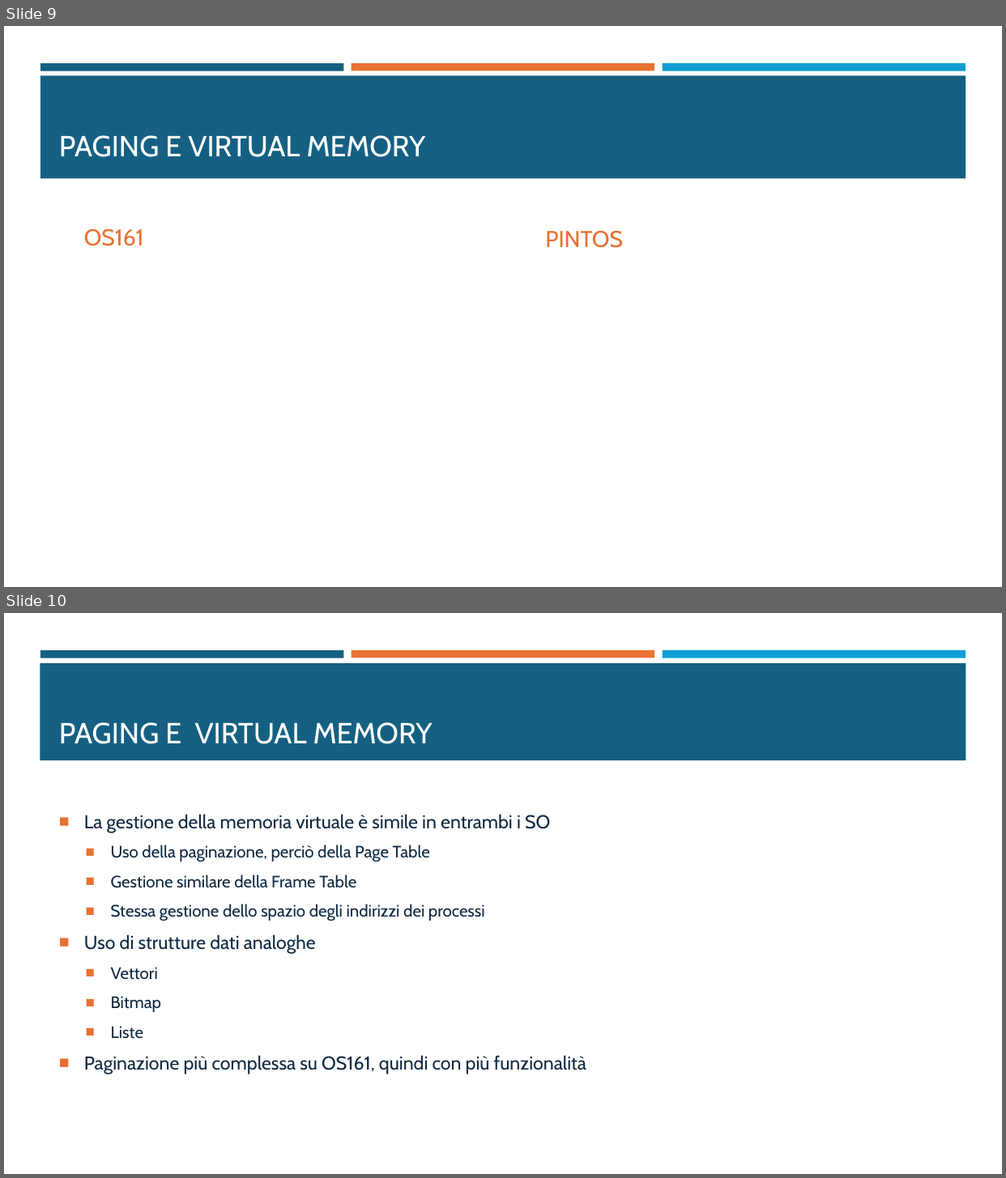
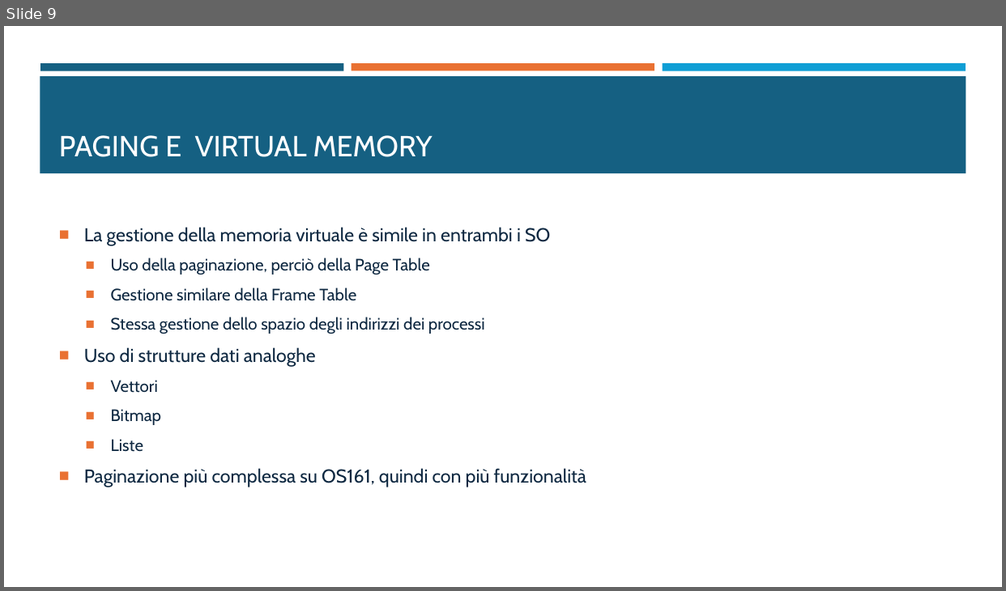
Before and after one commit to fraancyM/PintOS, a slide deck: Progetto_SO.pptx. Shown one above the other, each under a label of ours: slides 9 and 10 before the commit, slide 9 after it. The pictures are 1006x1178 and 1006x591 pixels, drawn with LibreOffice and Linux fonts; fonts in the diff are those of the drawing. Boxes give left, top, right and bottom in pixels: in the first picture for what was removed or moved away, otherwise in the second. Text is boxed around its words. In the diff, an @@ line names an element or a change of style, - is before the commit and + after.

Commit message:
Fix ppt

```diff
--- a/Progetto_SO.pptx
+++ b/Progetto_SO.pptx
@@ slide 9 removed at box(4, 26, 1002, 587), background #FFFFFF; not listed: 3 template elements that a slide beside it also shows @@
@@ rectangle removed at box(40, 75, 966, 179) @@
@@ title removed at box(59, 135, 426, 157) @@
-PAGING E VIRTUAL MEMORY
@@ text removed at box(84, 229, 144, 246) @@
-OS161
@@ text removed at box(545, 231, 623, 248) @@
-PINTOS
@@ what was slide 10 is now slide 9 @@
```
